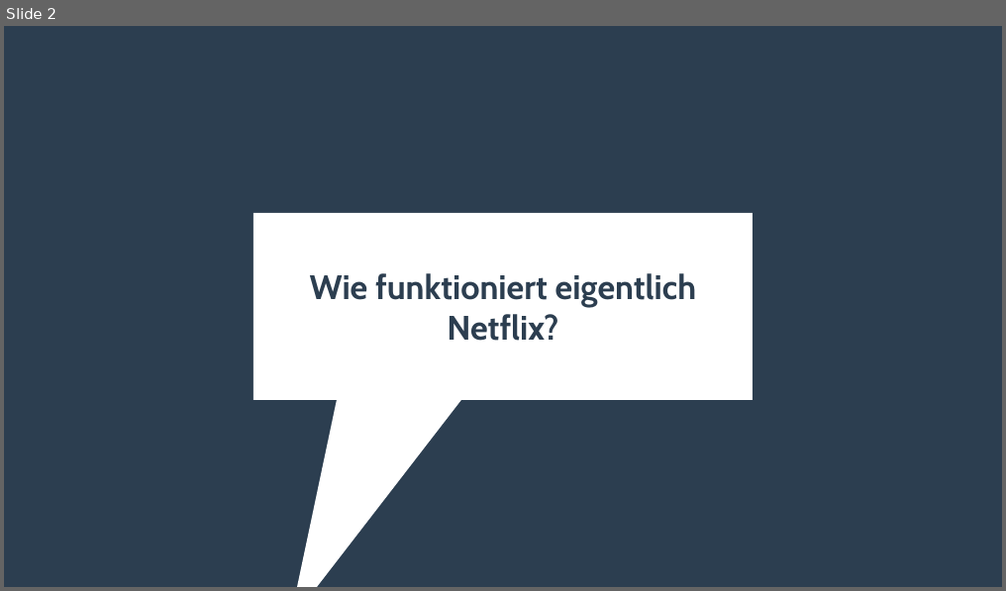
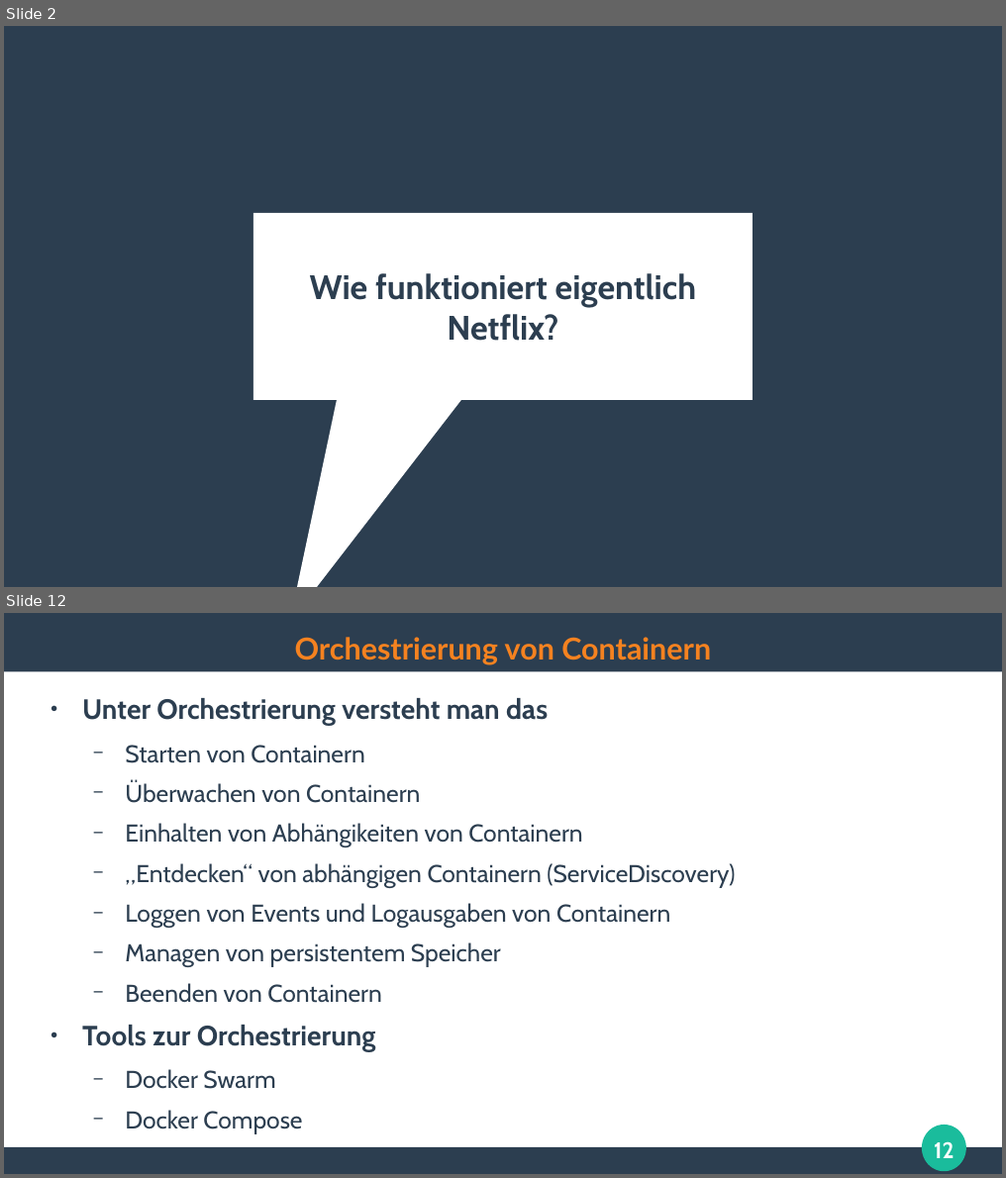
Before and after one commit to ghandmann/HS-AlbSig-WebAnwendungen2, a slide deck: Kapitel/10_Microservice_Architecture.odp. Shown one above the other, each under a label of ours: slide 2 before the commit, slides 2 and 12 after it; the slides between them are not shown. The pictures are 1006x591 and 1006x1178 pixels, drawn with LibreOffice and Linux fonts; fonts in the diff are those of the drawing. Boxes give left, top, right and bottom in pixels: in the first picture for what was removed or moved away, otherwise in the second. Text is boxed around its words. In the diff, an @@ line names an element or a change of style, - is before the commit and + after.

```diff
--- a/Kapitel/10_Microservice_Architecture.odp
+++ b/Kapitel/10_Microservice_Architecture.odp
@@ slide 12 added at (4,613,1002,1174), background #FFFFFF @@
@@ rectangle added at (4,613,1002,671), fill #2C3E50 @@
@@ title added at (295,637,711,665), 24 pt, text #F58220, bold @@
+Orchestrierung von Containern
@@ text added at (82,698,735,1134), 19.4 pt, text #2C3E50 @@
+● Unter Orchestrierung versteht man das
+  − Starten von Containern
+  − Überwachen von Containern
+  − Einhalten von Abhängikeiten von Containern
+  − „Entdecken“ von abhängigen Containern (ServiceDiscovery)
+  − Loggen von Events und Logausgaben von Containern
+  − Managen von persistentem Speicher
+  − Beenden von Containern
+● Tools zur Orchestrierung
+  − Docker Swarm
+  − Docker Compose
+  − Kubernetes
@@ ellipse added at (923,1125,966,1171), fill #1ABC9C @@
@@ page number added at (934,1142,954,1158), 18 pt, text #FFFFFF, bold @@
+12
@@ rectangle added at (4,1149,1002,1174), fill #2C3E50 @@
```
Also in this commit, not shown: 20 other slides added, 2 other files.
